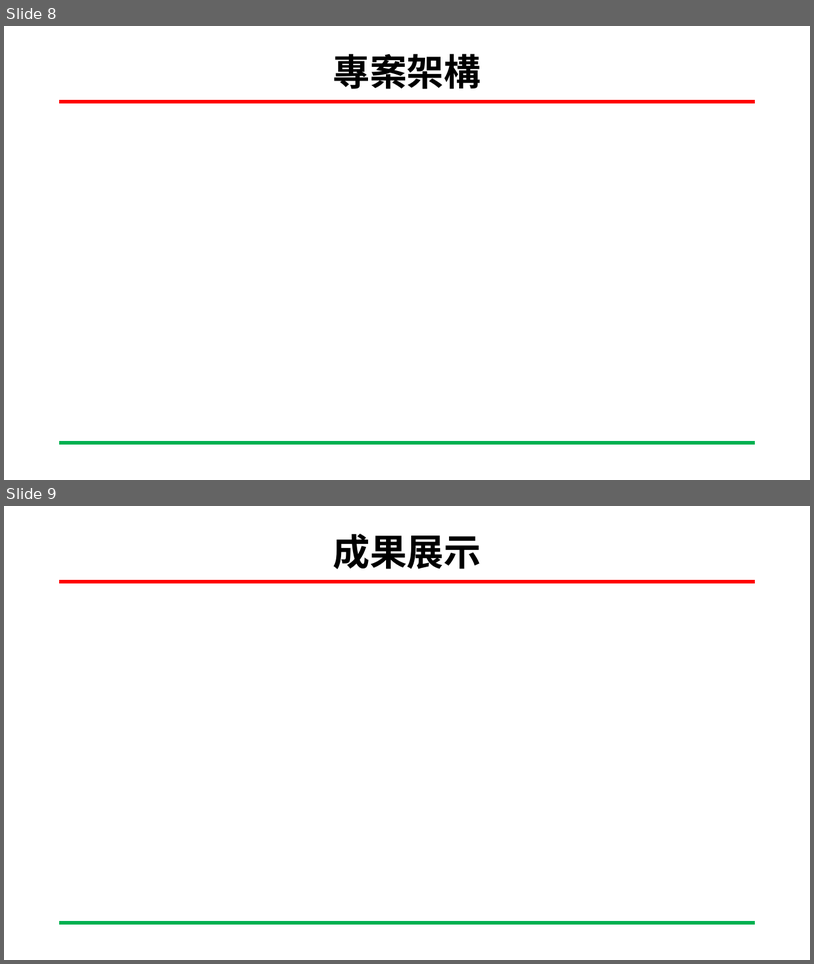
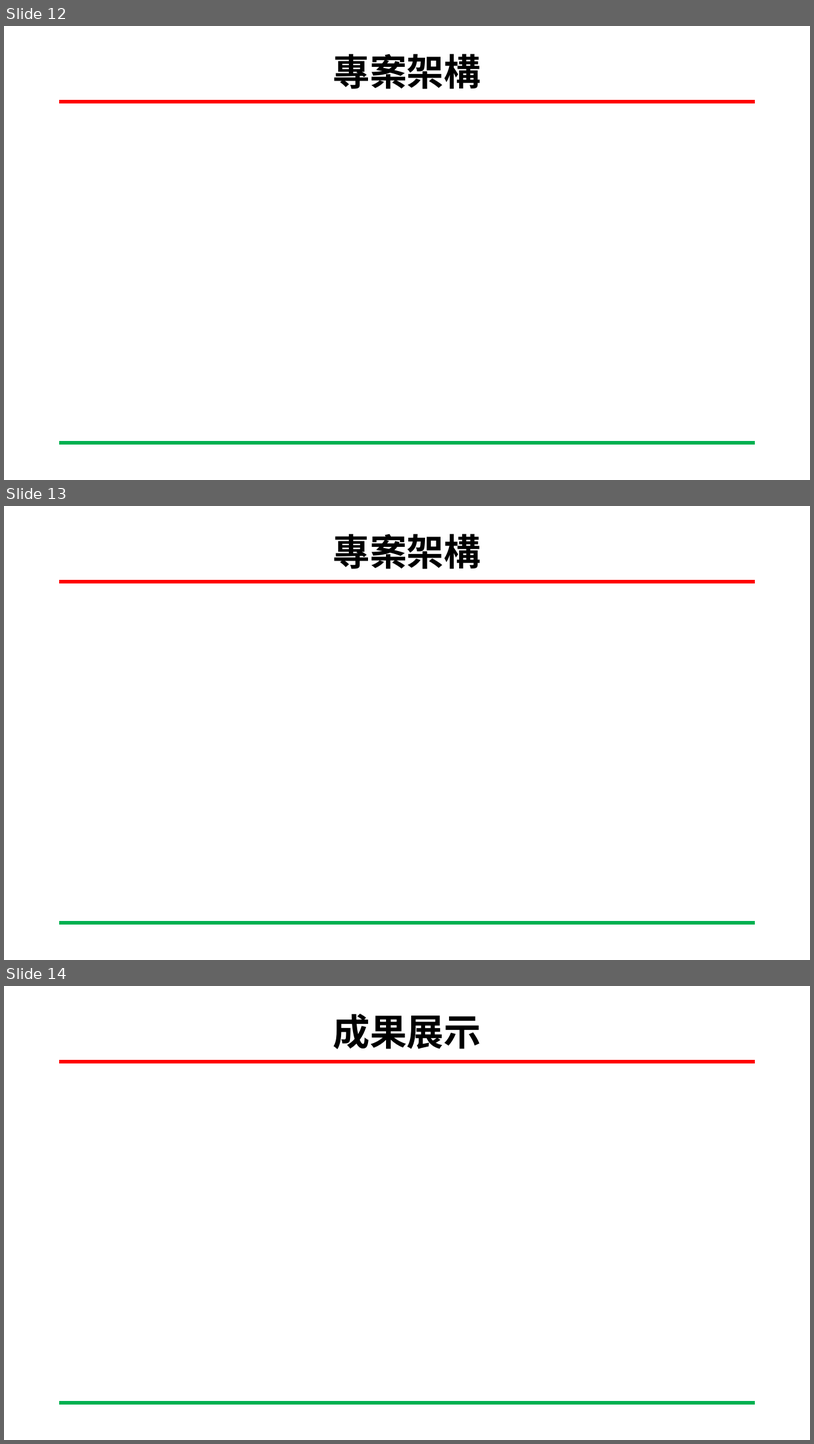
Before and after one commit to San-Zero/Senior-Project, a slide deck: 專題-私有以太坊區塊鏈實作以及其硬體加速方法調查-劉益彤.pptx. Shown one above the other, each under a label of ours: slides 8 and 9 before the commit, slides 12, 13 and 14 after it. The pictures are 814x964 and 814x1444 pixels, drawn with LibreOffice and Linux fonts; fonts in the diff are those of the drawing; background and template pictures are left out. Boxes give left, top, right and bottom in pixels: in the first picture for what was removed or moved away, otherwise in the second. Text is boxed around its words. In the diff, an @@ line names an element or a change of style, - is before the commit and + after.

```diff
--- a/專題-私有以太坊區塊鏈實作以及其硬體加速方法調查-劉益彤.pptx
+++ b/專題-私有以太坊區塊鏈實作以及其硬體加速方法調查-劉益彤.pptx
@@ slide 13 added at (4, 506, 810, 960), background #FFFFFF; not listed: 2 template elements that a slide beside it also shows @@
@@ title added at (333, 534, 481, 569), 44 pt, text #000000, bold @@
+專案架構
@@ what was slide 8 is now slide 12 @@
@@ what was slide 9 is now slide 14 @@
```
Also in this commit, not shown: 2 slides changed, 8 other slides added, 6 other files.
